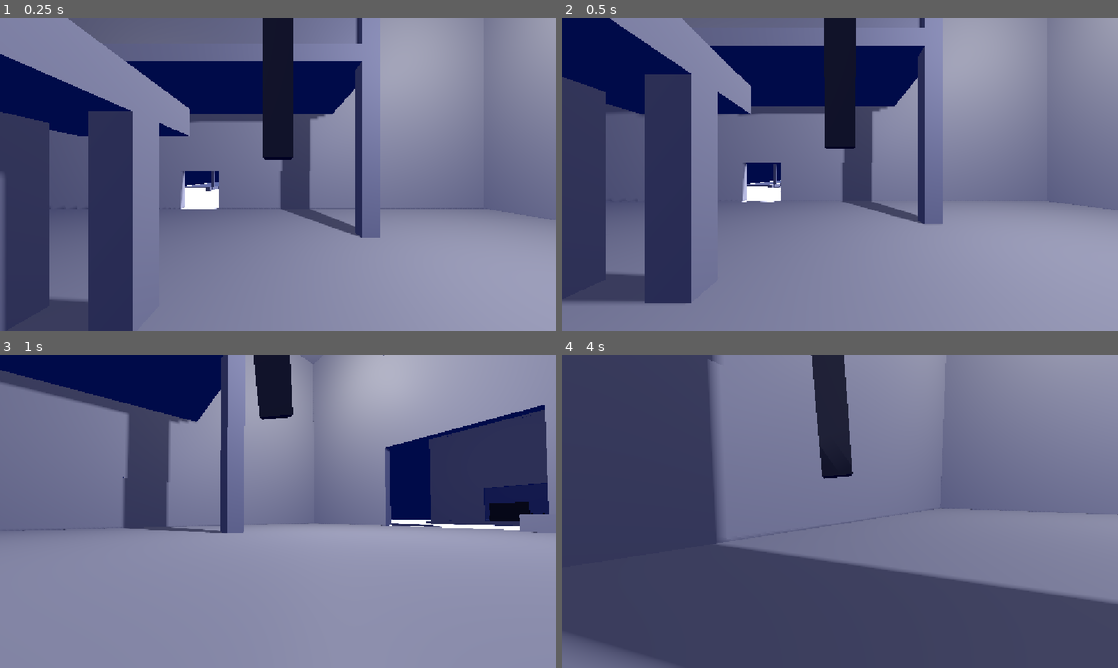
Above: before the commit, frames 1-4 (two rows, left to right).
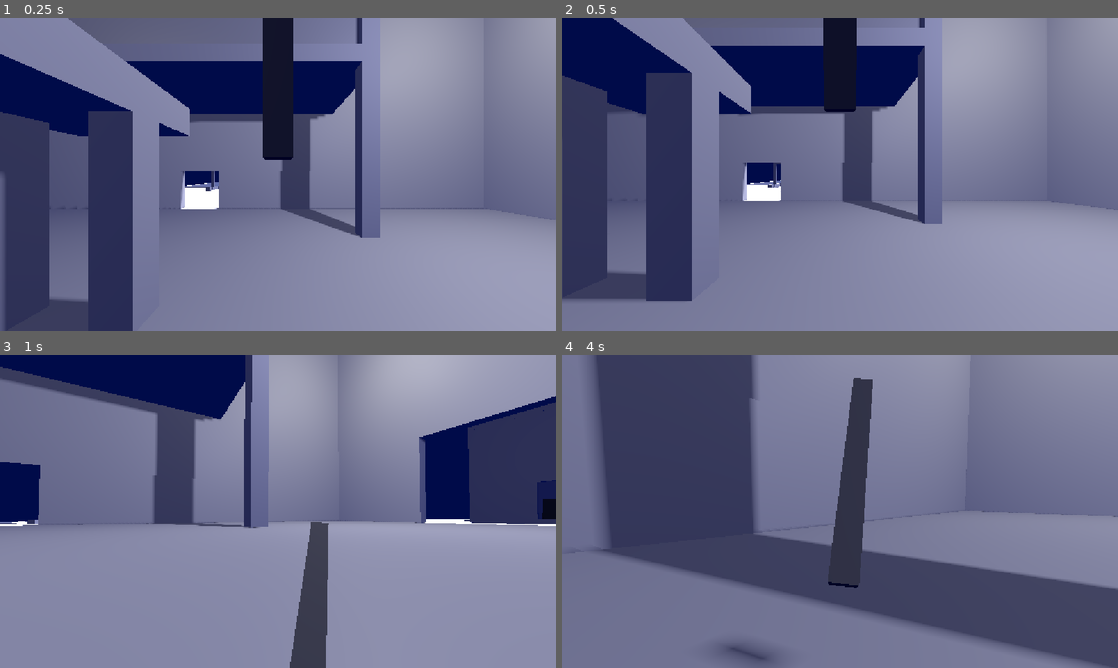
Above: after the commit, the same moments.

Repository: Gamekour/lucidity-system
Game: Godot game, scene res://test_scene.tscn
The game is run twice, just before and just after one commit, with the same random seed, the same clock (stepped at 60 frames per second) and the same inputs.
Inputs (mouse positions are in pixels of both pictures, inside the frame that each line leads up to):
- Up to frame 1 (0.25 s): no input
- Up to frame 2 (0.5 s): no input
- Up to frame 3 (1 s): move the mouse to (305, 511) at 0.52 s; hold W (move_forward) from 0.53 s (still down); hold C (crouch) from 0.53 s (still down); tap Space (jump) at 0.77 s; tap Shift (sprint) at 0.8 s
- Up to frame 4 (4 s): keep holding W (move_forward); tap Space (jump) at 1.07, 1.52, 1.82, 2.3, 2.85, 3.02, 3.32, 3.77 s; move the mouse to (812, 511) at 1.27 s; release C (crouch) at 1.28 s; tap Shift (sprint) at 1.35, 3.8 s; tap Z (crawl, bound only after the commit) at 1.55 s; move the mouse to (851, 505) at 2.02 s; hold Z (crawl, bound only after the commit) 2.03-2.78 s; move the mouse to (834, 517) at 2.77 s; tap C (crouch) at 3.05 s; move the mouse to (878, 514) at 3.52 s; hold C (crouch) from 3.53 s (still down)

Frame 1 is identical in both runs. In frame 2, 1.7% of the frame differs, in the area x 0-99%, y 0-92%; in frame 3, 20%; in frame 4, 36%, in the area x 0-100%, y 0-100%.

Commit message:
end of base phase

Diff:
--- a/ld_body.gd
+++ b/ld_body.gd
@@ -4,56 +4,72 @@
 @export var cam_spring : SpringArm3D
 @export var shapecast : ShapeCast3D
 @export var roll_force : float = 100
-@export var sprint_multiplier : float = 2
-@export var friction_coefficient : float = 1.0
-@export var accel_boost : float = 1000.0
-@export var ride_height : float = 1.0
+@export var sprint_multiplier : float = 2.0
+@export var friction_coefficient : float = 2.0
+@export var acceleration : float = 5.0
+@export var air_acceleration : float = 1.0
+@export var ride_height_offset : float = -0.1
 @export var spring_strength : float = 10000.0
 @export var spring_damping : float = 1000.0
 @export var turn_strength : float = 5000.0
 @export var turn_damping : float = 100.0
-@export var sens : Vector2 = Vector2(0.6,0.6)
+@export var sens : Vector2 = Vector2(0.5,0.5)
 @export var upright_strength : float = 1000.0
 @export var upright_damping : float = 100.0
-@export var cam_distance_max : float = 2
+@export var cam_distance_max : float = 4.0
 @export var top_speed_by_stance_height : float = 1
 @export var crouch_height : float = 0.5
+@export var crawl_height : float = 0.25
+@export var lean_strength : float = 1.0
+@export var max_lean_angle : float = 0.35
+@export var crouch_lean_angle : float = 0.6
+@export var air_upright_assist_strength : float = 400.0
+@export var air_upright_assist_damping : float = 40.0
+@export var jump_height : float = 2.0
+
 var stance_height : float = 0
 var target_angle_horizontal : float = 0
 var camera_pitch : float = 0.0
 var sprinting := false
 
-# The actual "up" implied by physics gravity this physics frame. Used for
-# movement, springs, and torques - always instantaneous/accurate.
+var roll_force_scale : float = 1.0
+var sprint_multiplier_scale : float = 1.0
+var friction_coefficient_scale : float = 1.0
+var acceleration_scale : float = 1.0
+var air_acceleration_scale : float = 1.0
+var spring_strength_scale : float = 1.0
+var spring_damping_scale : float = 1.0
+var top_speed_stance_height_scale : float = 1.0
+var jump_height_scale : float = 1.0
+
 var current_up_dir : Vector3 = Vector3.UP
-# A smoothed version of current_up_dir used purely for camera presentation,
-# so a sudden gravity flip tilts the view over time instead of snapping.
 var camera_up_dir : Vector3 = Vector3.UP
 
 func _ready() -> void:
 	Input.mouse_mode = Input.MOUSE_MODE_CAPTURED
 
-func _physics_process(delta: float) -> void:
+func _physics_process(_delta: float) -> void:
 	var gravity_vec : Vector3 = get_gravity()
 	var up_dir : Vector3 = _get_up_direction(gravity_vec).normalized()
 	current_up_dir = up_dir
 
 	var input_vector := Input.get_vector("move_left", "move_right", "move_back", "move_forward")
 	var input_3d := _get_camera_relative_input(up_dir, input_vector)
-	var speed = min(roll_force * (sprint_multiplier if sprinting else 1), stance_height * top_speed_by_stance_height * roll_force * sprint_multiplier)
+	var speed = min(roll_force * roll_force_scale * (sprint_multiplier * sprint_multiplier_scale if sprinting and shapecast.is_colliding() else 1.0), stance_height * top_speed_by_stance_height * roll_force * sprint_multiplier)
 	var virtual_torque = input_3d * speed
 	var target_force = up_dir.cross(virtual_torque) / (shapecast.shape as SphereShape3D).radius
 
 	var slope_normal := up_dir
-	if shapecast.is_colliding():
+	var grounded := shapecast.is_colliding()
+	if grounded:
 		slope_normal = shapecast.get_collision_normal(0)
 
 	var gravity_magnitude : float = gravity_vec.length()
 	var normal_force := mass * gravity_magnitude * slope_normal.dot(up_dir)
-	var friction_budget := maxf(normal_force, 0.0) * friction_coefficient
+	var friction_budget := maxf(normal_force, 0.0) * friction_coefficient * friction_coefficient_scale
 
 	var flat_velocity := linear_velocity - linear_velocity.project(up_dir)
-	var accel = (target_force - (flat_velocity * mass)) * accel_boost
+	var accel = (target_force - (flat_velocity * mass)) * (acceleration * acceleration_scale if grounded else air_acceleration * air_acceleration_scale)
 	var force = accel.limit_length(friction_budget)
 	apply_force(force)
 
@@ -61,25 +77,50 @@
 	var look_angle_horizontal : float = wrapf(target_angle_horizontal - current_yaw, -PI, PI)
 	var yaw_damping_torque : float = -angular_velocity.dot(up_dir) * turn_damping
 	var yaw_torque := up_dir * (look_angle_horizontal * turn_strength + yaw_damping_torque)
-	var upright_torque := _get_upright_torque(up_dir)
+	var lean_input : Vector3 = force / maxf(friction_budget, 0.0001)
+
+	var upright_torque : Vector3
+	if grounded:
+		upright_torque = _get_upright_torque(up_dir, lean_input, upright_strength, upright_damping)
+	else:
+		upright_torque = _get_air_upright_torque(up_dir)
+
 	apply_torque(yaw_torque + upright_torque)
 
-	if shapecast.is_colliding():
-		stance_height = max(Input.get_axis("crouch", "jump") + 1, crouch_height) * ride_height
+	if grounded:
+		stance_height = crawl_height if Input.is_action_pressed("crawl") else crouch_height if Input.is_action_pressed("crouch") else jump_height * jump_height_scale if Input.is_action_pressed("jump") else 1.0
 		var current_distance : float = shapecast.get_closest_collision_safe_fraction() * abs(shapecast.target_position.y)
-		var displacement : float = stance_height - current_distance
+		var ride_height = abs(shapecast.target_position.y) + ride_height_offset
+		var displacement : float = (stance_height * ride_height) - current_distance
 		var normal_velocity : float = linear_velocity.dot(slope_normal)
-		var spring_magnitude : float = displacement * spring_strength - normal_velocity * spring_damping
+		var spring_magnitude : float = displacement * spring_strength * spring_strength_scale - normal_velocity * spring_damping * spring_damping_scale
 		var spring_force : Vector3 = slope_normal * spring_magnitude
 		apply_force(spring_force, shapecast.position)
+
+func _process(_delta: float) -> void:
+	sprinting = Input.is_action_pressed("sprint")
+	camera_up_dir = current_up_dir
+	var tilt_basis := _get_tilt_basis(camera_up_dir)
+	var yaw_basis := Basis(Vector3.UP, target_angle_horizontal)
+	var pitch_basis := Basis(Vector3.RIGHT, camera_pitch)
+	cam_spring.global_basis = tilt_basis * yaw_basis * pitch_basis
+
+func _input(event: InputEvent) -> void:
+	if event is InputEventMouseMotion:
+		target_angle_horizontal = wrapf(target_angle_horizontal - event.relative.x * get_process_delta_time() * sens.x, -PI, PI)
+		camera_pitch = wrapf(camera_pitch - event.relative.y * get_process_delta_time() * sens.y, -PI, PI)
+	if event is InputEventMouseButton:
+		if (event.is_pressed()):
+			if (event.button_index == MOUSE_BUTTON_WHEEL_UP):
+				cam_spring.spring_length = clampf(cam_spring.spring_length - cam_distance_max / 10, 0, cam_distance_max)
+			if (event.button_index == MOUSE_BUTTON_WHEEL_DOWN):
+				cam_spring.spring_length = clampf(cam_spring.spring_length + cam_distance_max / 10, 0, cam_distance_max)
 
 func _get_up_direction(gravity_vec: Vector3) -> Vector3:
 	if gravity_vec.length_squared() < 0.0001:
 		return Vector3.UP
 	return -gravity_vec.normalized()
 
-# Builds a stable (forward, right) reference pair lying in the plane
-# perpendicular to up_dir, reducing to world (Z, X) when up_dir == Vector3.UP.
 func _get_horizontal_basis(up_dir: Vector3) -> Array:
 	var reference := Vector3(0, 0, 1)
 	if abs(reference.dot(up_dir)) > 0.98:
@@ -88,32 +129,16 @@
 	var right_ref := up_dir.cross(forward_ref).normalized()
 	return [forward_ref, right_ref]
 
-# Flattens the camera's actual look direction onto the plane perpendicular
-# to up_dir, so movement input is always relative to where the camera is
-# really pointing - including when the camera is pitched, and when it has
-# been tilted upside-down/sideways because up_dir no longer matches world
-# Vector3.UP. Returns [flat_forward, flat_right], both unit length and
-# orthogonal to up_dir.
 func _get_camera_relative_axes(up_dir: Vector3) -> Array:
 	var cam_forward := -camera.global_basis.z
 	var flat_forward := cam_forward - up_dir * cam_forward.dot(up_dir)
 	if flat_forward.length_squared() < 0.0001:
-		# Camera is looking almost straight along up_dir (i.e. straight "up"
-		# or "down" relative to gravity). Fall back to the camera's local up
-		# axis (screen-up) to still derive a sensible forward direction.
 		var cam_local_up := camera.global_basis.y
 		flat_forward = cam_local_up - up_dir * cam_local_up.dot(up_dir)
 	flat_forward = flat_forward.normalized()
 	var flat_right := flat_forward.cross(up_dir).normalized()
 	return [flat_forward, flat_right]
 
-# Converts raw WASD-style input into a world-space direction relative to
-# where the camera is actually looking, flattened onto the plane
-# perpendicular to up_dir. This preserves the original relationship this
-# controller relies on (input_3d gets crossed with up_dir downstream to
-# turn it into a linear force), it just sources the forward/right axes from
-# the camera's real orientation instead of assuming the camera basis is
-# already aligned with up_dir.
 func _get_camera_relative_input(up_dir: Vector3, input_vector: Vector2) -> Vector3:
 	var axes := _get_camera_relative_axes(up_dir)
 	var flat_forward : Vector3 = axes[0]
@@ -132,56 +157,66 @@
 	var projected_right := (right - up_dir * right.dot(up_dir)).normalized()
 	return atan2(projected_right.dot(right_ref), projected_right.dot(forward_ref)) - PI / 2.0
 
-func _get_upright_torque(up_dir: Vector3) -> Vector3:
+func _get_lean_target_up(up_dir: Vector3, lean_input: Vector3) -> Vector3:
+	var flat_lean := lean_input - lean_input.project(up_dir)
+	var lean_magnitude := clampf(flat_lean.length() * lean_strength, 0.0, 1.0)
+	if lean_magnitude < 0.0001:
+		return up_dir
+	var lean_dir := flat_lean.normalized()
+	var lean_axis := up_dir.cross(lean_dir).normalized()
+	var lean_angle := lean_magnitude * max_lean_angle
+	return up_dir.rotated(lean_axis, lean_angle)
+
+func _get_crouch_lean_factor() -> float:
+	# 0 at stance_height == ride_height, 1 at stance_height == 0.1 * ride_height
+	return clampf(inverse_lerp(1, crawl_height, stance_height), 0.0, 1.0)
+
+func _get_upright_torque(up_dir: Vector3, lean_input: Vector3, strength: float, damping: float) -> Vector3:
+	var target_up := _get_lean_target_up(up_dir, lean_input)
+
+	var crouch_factor := _get_crouch_lean_factor()
+	if crouch_factor > 0.0001:
+		var axes := _get_camera_relative_axes(up_dir)
+		var flat_forward : Vector3 = axes[0]
+		# axis chosen so a positive angle tilts up_dir toward flat_forward
+		var lean_axis := flat_forward.cross(up_dir)
+		var lean_axis_length := lean_axis.length()
+		if lean_axis_length > 0.0001:
+			lean_axis /= lean_axis_length
+			target_up = target_up.rotated(lean_axis, crouch_factor * -crouch_lean_angle)
+
+	return _upright_torque_towards(up_dir, target_up, strength, damping)
+
+func _get_air_upright_torque(up_dir: Vector3) -> Vector3:
+	# Legless "assist" torque: no ground contact, no lean/crouch shaping, just a
+	# gentle (or strong, depending on the exported values) pull of the body's up
+	# axis back towards the world up direction while airborne.
+	if air_upright_assist_strength <= 0.0:
+		return Vector3.ZERO
+	return _upright_torque_towards(up_dir, up_dir, air_upright_assist_strength, air_upright_assist_damping)
+
+func _upright_torque_towards(up_dir: Vector3, target_up: Vector3, strength: float, damping: float) -> Vector3:
 	var current_up := global_basis.y
-	var axis := current_up.cross(up_dir)
+	var axis := current_up.cross(target_up)
 	var axis_length := axis.length()
 	if axis_length < 0.0001:
-		if current_up.dot(up_dir) < 0.0:
+		if current_up.dot(target_up) < 0.0:
 			axis = global_basis.x
 			axis_length = 1.0
 		else:
 			return Vector3.ZERO
 	axis /= axis_length
-	var tilt_angle := current_up.angle_to(up_dir)
+	var tilt_angle := current_up.angle_to(target_up)
 	var tipping_angular_velocity := angular_velocity - angular_velocity.project(current_up)
-	return axis * (tilt_angle * upright_strength) - tipping_angular_velocity * upright_damping
-
-# Returns the basis that rotates world Vector3.UP onto up_dir by the
-# shortest arc. This is used to "tilt" the whole camera reference frame
-# (yaw + pitch axes included) so that looking limits, horizon, and roll
-# all stay relative to the current gravity direction instead of world up.
+	return axis * (tilt_angle * strength) - tipping_angular_velocity * damping
+
 func _get_tilt_basis(up_dir: Vector3) -> Basis:
 	var axis := Vector3.UP.cross(up_dir)
 	var axis_length := axis.length()
 	if axis_length < 0.0001:
 		if Vector3.UP.dot(up_dir) < 0.0:
-			# up_dir is exactly opposite world up - pick any perpendicular axis.
 			return Basis(Vector3.RIGHT, PI)
 		return Basis.IDENTITY
 	axis /= axis_length
 	var angle := Vector3.UP.angle_to(up_dir)
 	return Basis(axis, angle)
-
-func _input(event: InputEvent) -> void:
-	if event is InputEventMouseMotion:
-		target_angle_horizontal = wrapf(target_angle_horizontal - event.relative.x * get_process_delta_time() * sens.x, -PI, PI)
-		camera_pitch = wrapf(camera_pitch - event.relative.y * get_process_delta_time() * sens.y, -PI, PI)
-	if event is InputEventMouseButton:
-		if (event.is_pressed()):
-			if (event.button_index == MOUSE_BUTTON_WHEEL_UP):
-				cam_spring.spring_length = clampf(cam_spring.spring_length - 0.1, 0, cam_distance_max)
-			if (event.button_index == MOUSE_BUTTON_WHEEL_DOWN):
-				cam_spring.spring_length = clampf(cam_spring.spring_length + 0.1, 0, cam_distance_max)
-
-func _process(delta: float) -> void:
-	sprinting = Input.is_action_pressed("sprint")
-	camera_up_dir = current_up_dir
-	# Tilt the whole yaw/pitch frame so it's built relative to the current
-	# up direction instead of always world Vector3.UP. Without this the
-	# camera (and therefore movement, since it reads the camera's basis)
-	# would never actually reorient when gravity flips.
-	var tilt_basis := _get_tilt_basis(camera_up_dir)
-	var yaw_basis := Basis(Vector3.UP, target_angle_horizontal)
-	var pitch_basis := Basis(Vector3.RIGHT, camera_pitch)
-	cam_spring.global_basis = tilt_basis * yaw_basis * pitch_basis
--- a/project.godot
+++ b/project.godot
@@ -57,6 +57,11 @@
 "events": [Object(InputEventKey,"resource_local_to_scene":false,"resource_name":"","device":-1,"window_id":0,"alt_press …(195 unchanged characters)…
 ]
 }
+crawl={
+"deadzone": 0.2,
+"events": [Object(InputEventKey,"resource_local_to_scene":false,"resource_name":"","device":-1,"window_id":0,"alt_pressed":false,"shift_pressed":false,"ctrl_pressed":false,"meta_pressed":false,"pressed":false,"keycode":0,"physical_keycode":90,"key_label":0,"unicode":122,"location":0,"echo":false,"script":null)
+]
+}
 
 [physics]
 
--- a/test_scene.tscn
+++ b/test_scene.tscn
@@ -20,19 +20,12 @@
 [sub_resource type="SphereShape3D" id="SphereShape3D_ia1lp"]
 radius = 0.25
 
-[sub_resource type="SphereShape3D" id="SphereShape3D_sb6tq"]
-radius = 25.0
-
-[sub_resource type="SphereMesh" id="SphereMesh_sb6tq"]
-radius = 25.0
-height = 50.0
-
-[sub_resource type="SphereShape3D" id="SphereShape3D_ie5li"]
-radius = 40.0
-
 [sub_resource type="Environment" id="Environment_ia1lp"]
 background_mode = 1
 background_color = Color(0.00041321453, 0.04256989, 0.28678074, 1)
+
+[sub_resource type="BoxShape3D" id="BoxShape3D_wb0og"]
+size = Vector3(17.455933, 30.521484, 9.686157)
 
 [node name="Test Scene" type="Node3D" unique_id=667831700]
 
@@ -43,9 +36,11 @@
 camera = NodePath("cam_spring/Camera3D")
 cam_spring = NodePath("cam_spring")
 shapecast = NodePath("ShapeCast3D")
-friction_coefficient = 2.0
-ride_height = 0.9
 spring_strength = 5000.0
+crouch_height = 0.65
+lean_strength = 1.5
+max_lean_angle = 0.45
+air_upright_assist_damping = 80.0
 metadata/_custom_type_script = "uid://d1j4l28b3mks7"
 
 [node name="CollisionShape3D" type="CollisionShape3D" parent="PhysicsPlayerController" unique_id=257326396]
@@ -86,26 +81,19 @@
 shadow_enabled = true
 omni_range = 147.727
 
-[node name="Planet" type="StaticBody3D" parent="." unique_id=174918285]
-transform = Transform3D(1, 0, 0, 0, 1, 0, 0, 0, 1, 39.650673, 35.74402, -46.614098)
-
-[node name="CollisionShape3D" type="CollisionShape3D" parent="Planet" unique_id=186478656]
-shape = SubResource("SphereShape3D_sb6tq")
-
-[node name="MeshInstance3D" type="MeshInstance3D" parent="Planet" unique_id=628406651]
-mesh = SubResource("SphereMesh_sb6tq")
-
-[node name="Area3D" type="Area3D" parent="Planet" unique_id=1795958293]
-gravity_space_override = 3
-gravity_point = true
-gravity_point_unit_distance = 50.0
-
-[node name="CollisionShape3D" type="CollisionShape3D" parent="Planet/Area3D" unique_id=945935443]
-shape = SubResource("SphereShape3D_ie5li")
-
 [node name="DirectionalLight3D" type="DirectionalLight3D" parent="." unique_id=1350055376]
 transform = Transform3D(0.98691314, 0.11073745, 0.117216185, -0.07887937, -0.3024746, 0.9498881, 0.14064309, -0.946703, -0.28978118, 0, 0, 0)
 shadow_enabled = true
 
 [node name="WorldEnvironment" type="WorldEnvironment" parent="." unique_id=190216174]
 environment = SubResource("Environment_ia1lp")
+
+[node name="Area3D" type="Area3D" parent="." unique_id=131472622]
+transform = Transform3D(1, 0, 0, 0, 1, 0, 0, 0, 1, 8.145348, 5.7170534, -13.254967)
+gravity_space_override = 3
+gravity_point_center = Vector3(0, 0, -1)
+gravity_direction = Vector3(0, 0, -1)
+
+[node name="CollisionShape3D" type="CollisionShape3D" parent="Area3D" unique_id=543125314]
+transform = Transform3D(1, 0, 0, 0, 1, 0, 0, 0, 1, -3.7720337, 2.7607422, 0.29867744)
+shape = SubResource("BoxShape3D_wb0og")
